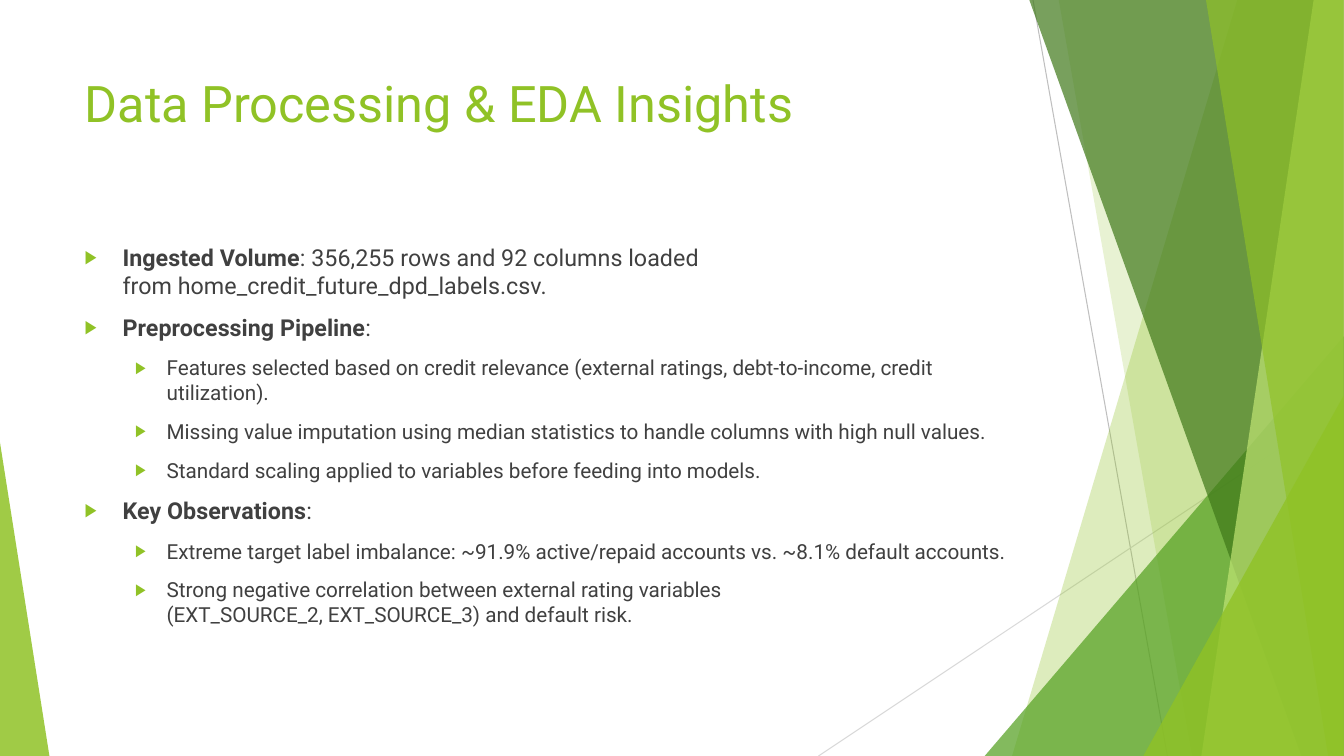
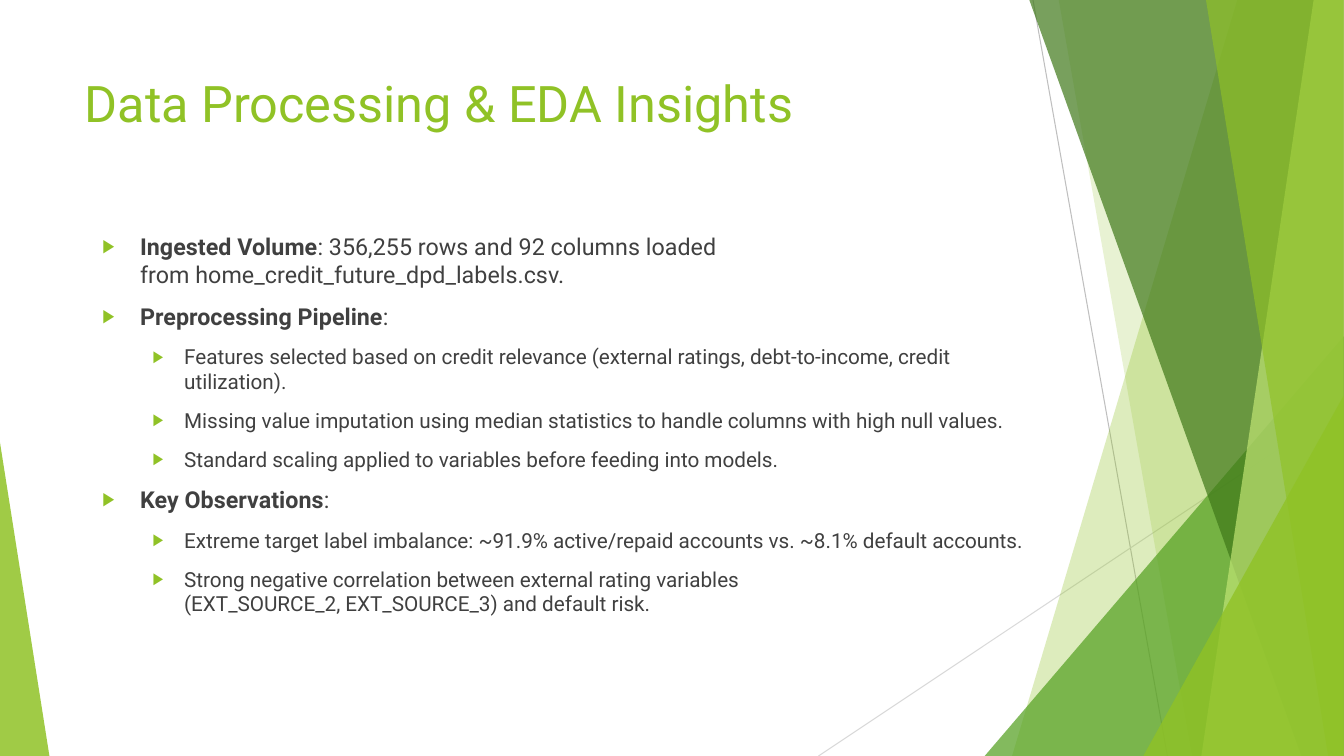
Before and after one commit to DivyanshiRaghuwanshi/AI-powered_Credit_Risk_platform-, a slide deck: slide 4 of documents/AI-Powered Credit Risk Intelligence Platform.pptx. Drawn at 1344x756 pixels with LibreOffice and Linux fonts; fonts in the diff are those of the drawing. Boxes give left, top, right and bottom in pixels: in the first picture for what was removed or moved away, otherwise in the second. Text is boxed around its words. In the diff, an @@ line names an element or a change of style, - is before the commit and + after.

```diff
--- a/documents/AI-Powered Credit Risk Intelligence Platform.pptx
+++ b/documents/AI-Powered Credit Risk Intelligence Platform.pptx
@@ text "Ingested Volume: 356,255 rows and ...": place and size @@
-text "Ingested Volume: 356,255 rows and ..." at (123, 248, 1005, 627)
+text "Ingested Volume: 356,255 rows and ..." at (140, 237, 1022, 616)
```
Also in this commit, not shown: 1 other file.
